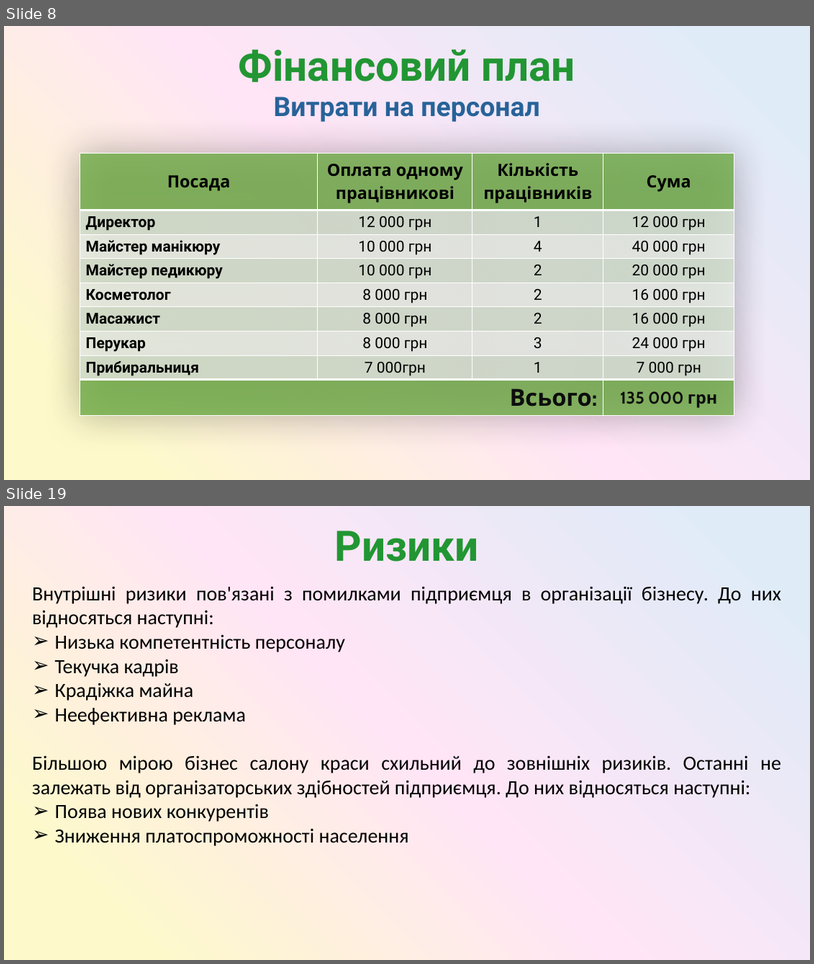
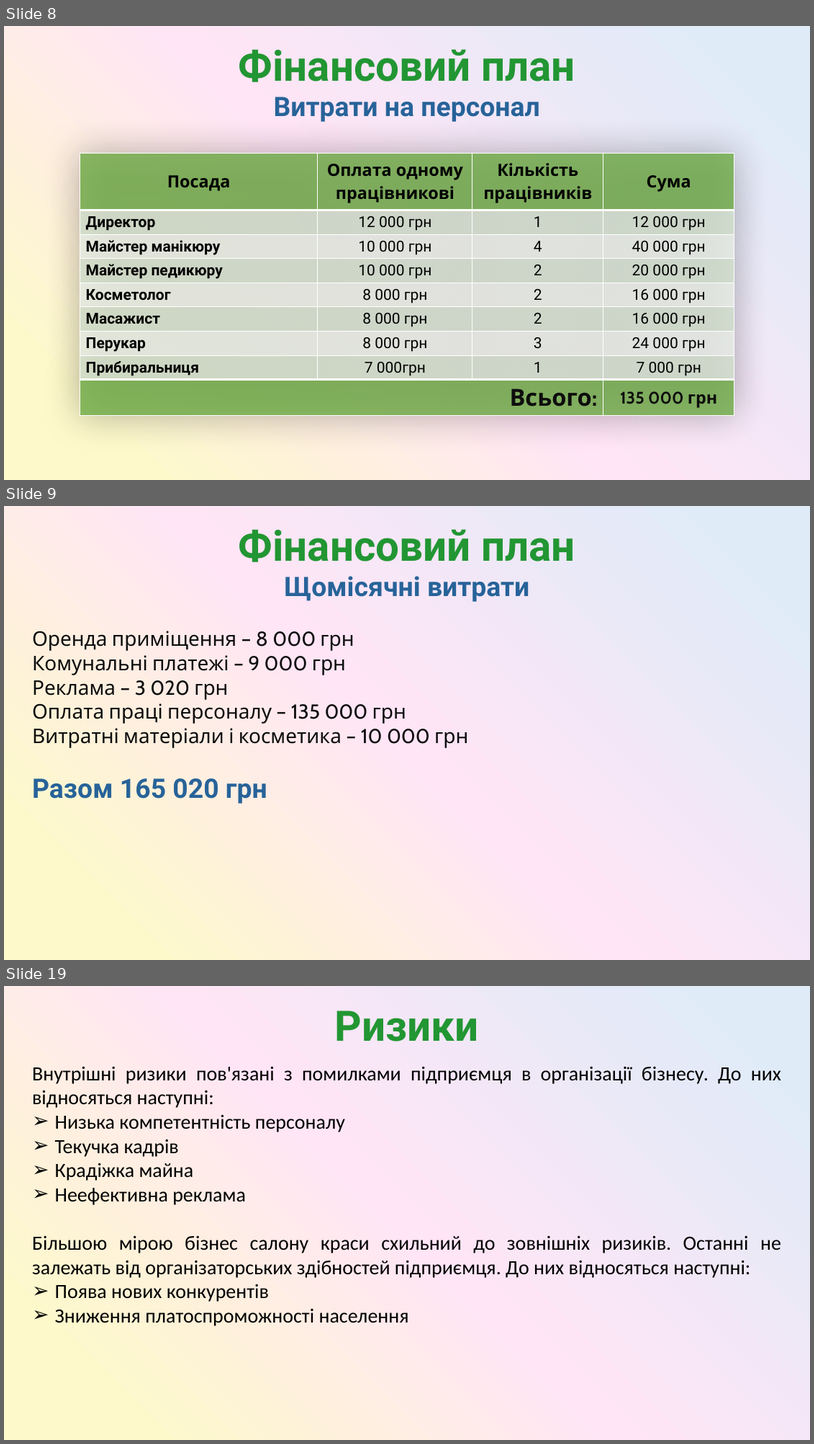
Before and after one commit to SashaGaran/Katya_diplomna, a slide deck: diplomna.pptx. Shown one above the other, each under a label of ours: slides 8 and 19 before the commit, slides 8, 9 and 19 after it; the slides between them are not shown. The pictures are 814x964 and 814x1444 pixels, drawn with LibreOffice and Linux fonts; fonts in the diff are those of the drawing. Boxes give left, top, right and bottom in pixels: in the first picture for what was removed or moved away, otherwise in the second. Text is boxed around its words. In the diff, an @@ line names an element or a change of style, - is before the commit and + after.

```diff
--- a/diplomna.pptx
+++ b/diplomna.pptx
@@ slide 9 added at <box>4,506,810,960</box>, background gradient #FDF9CB to #FFE5F6 to #E0EBF8 @@
@@ text added at <box>239,529,576,602</box>, 32 pt, text gradient #276399 to #5380FF, bold @@
+Фінансовий план
+Щомісячні витрати
@@ text added at <box>32,631,468,803</box>, 24 pt, text gradient #0D0D0D to #262626 @@
+Оренда приміщення – 8 000 грн
+Комунальні платежі – 9 000 грн
+Реклама – 3 020 грн
+Оплата праці персоналу – 135 000 грн
+Витратні матеріали і косметика – 10 000 грн
+Разом 165 020 грн
```
Also in this commit, not shown: 1 other slide added, 2 slides removed.
